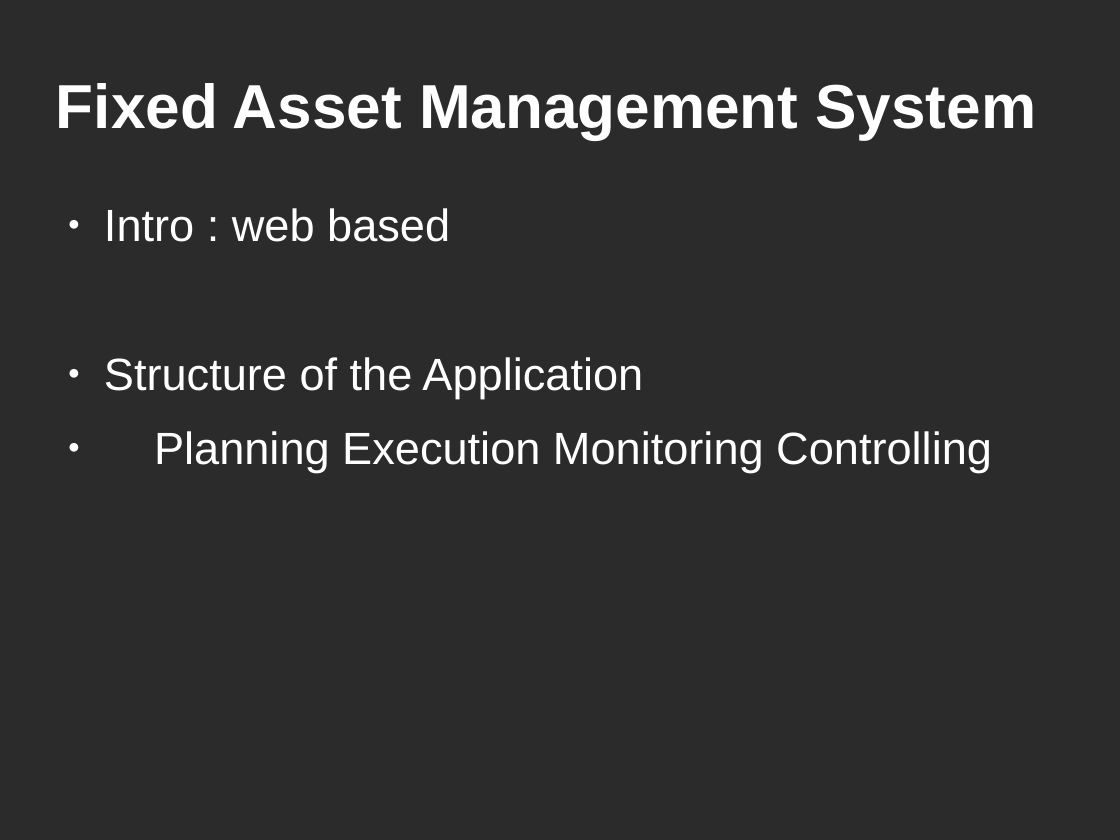
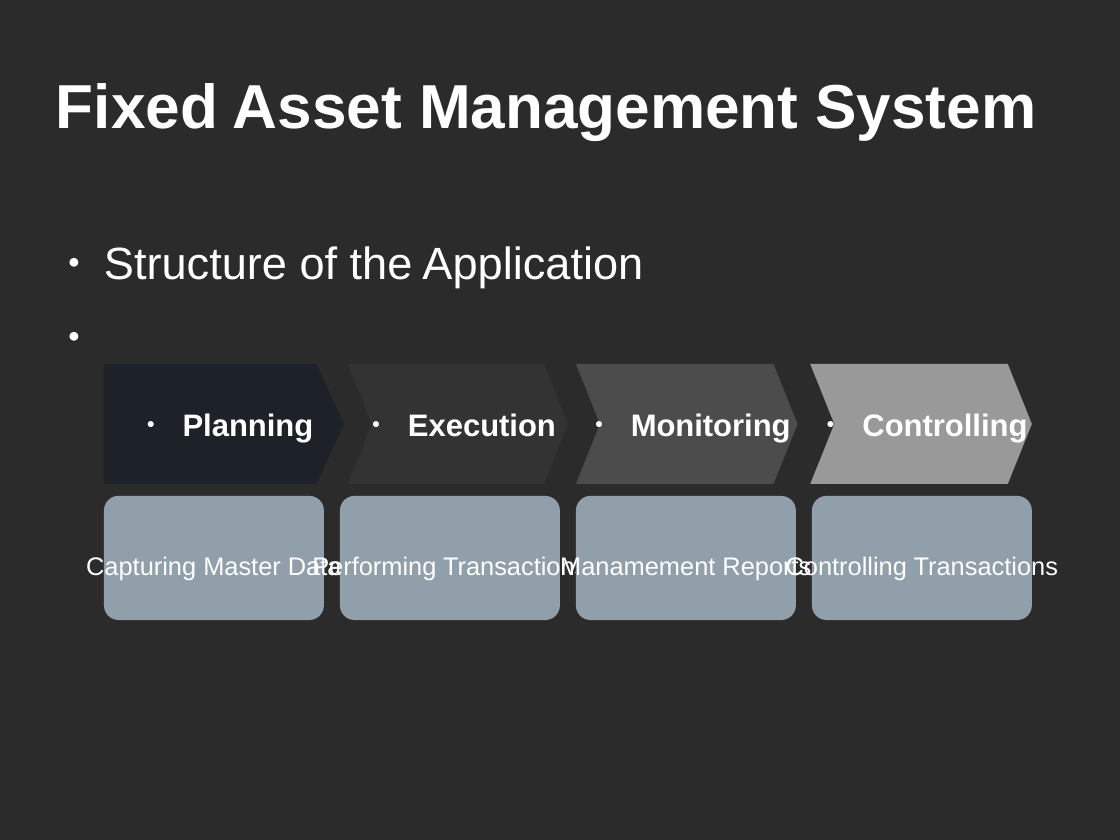
Before and after one commit to kind-technologies/FAMS, a slide deck: slide 6 of docs/presentation.odp. Drawn at 1120x840 pixels with LibreOffice and Linux fonts; fonts in the diff are those of the drawing; background and template pictures are left out; a plain dark background stands for a picture behind light text. Boxes give left, top, right and bottom in pixels: in the first picture for what was removed or moved away, otherwise in the second. Text is boxed around its words. In the diff, an @@ line names an element or a change of style, - is before the commit and + after.

Commit message:
updated

```diff
--- a/docs/presentation.odp
+++ b/docs/presentation.odp
@@ text "Structure of the Application": place and size @@
-text "Structure of the Application" at bbox=[104, 208, 992, 472]
+text "Structure of the Application" at bbox=[104, 246, 643, 288]
@@ text at bbox=[104, 208, 450, 242]: paragraph removed @@
-● Intro : web based
@@ freeform shape added at bbox=[104, 364, 344, 484], fill #1C2228, 22 pt, text #FFFFFF, bold @@
+  ● Planning
@@ freeform shape added at bbox=[349, 364, 569, 484], fill #333333, 22 pt, text #FFFFFF, bold @@
+  ● Execution
@@ freeform shape added at bbox=[576, 364, 798, 484], fill #4C4C4C, 22 pt, text #FFFFFF, bold @@
+  ● Monitoring
@@ freeform shape added at bbox=[811, 364, 1033, 484], fill #999999, 22 pt, text #FFFFFF, bold @@
+  ● Controlling
@@ text at bbox=[154, 431, 992, 472]: paragraph removed @@
-● Planning Execution Monitoring Controlling
@@ rounded rectangle added at bbox=[104, 496, 324, 620], fill #919FAA, 18 pt, text #FFFFFF @@
+Capturing Master Data
@@ rounded rectangle added at bbox=[340, 496, 561, 620], fill #919FAA, 18 pt, text #FFFFFF @@
+Performing Transactions
@@ rounded rectangle added at bbox=[576, 496, 797, 620], fill #919FAA, 18 pt, text #FFFFFF @@
+Manamement Reports
@@ rounded rectangle added at bbox=[812, 496, 1033, 620], fill #919FAA, 18 pt, text #FFFFFF @@
+Controlling Transactions
```
Also in this commit, not shown: 10 other slides changed, 1 slide added, 1 slide removed.
